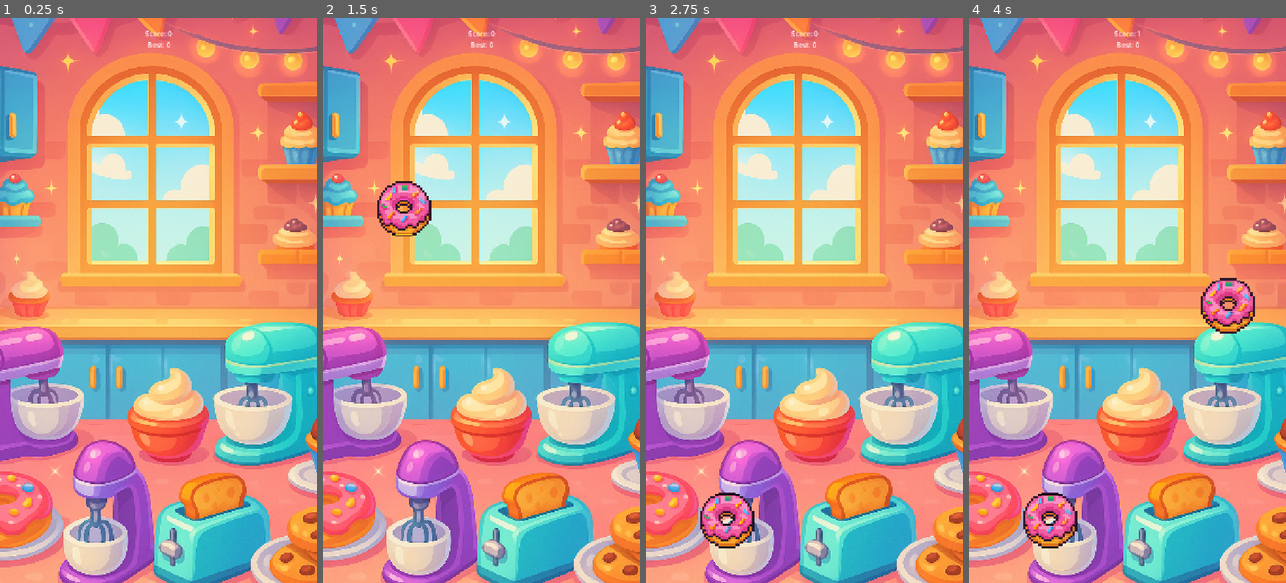
Above: before the commit, frames 1-4 (left to right).
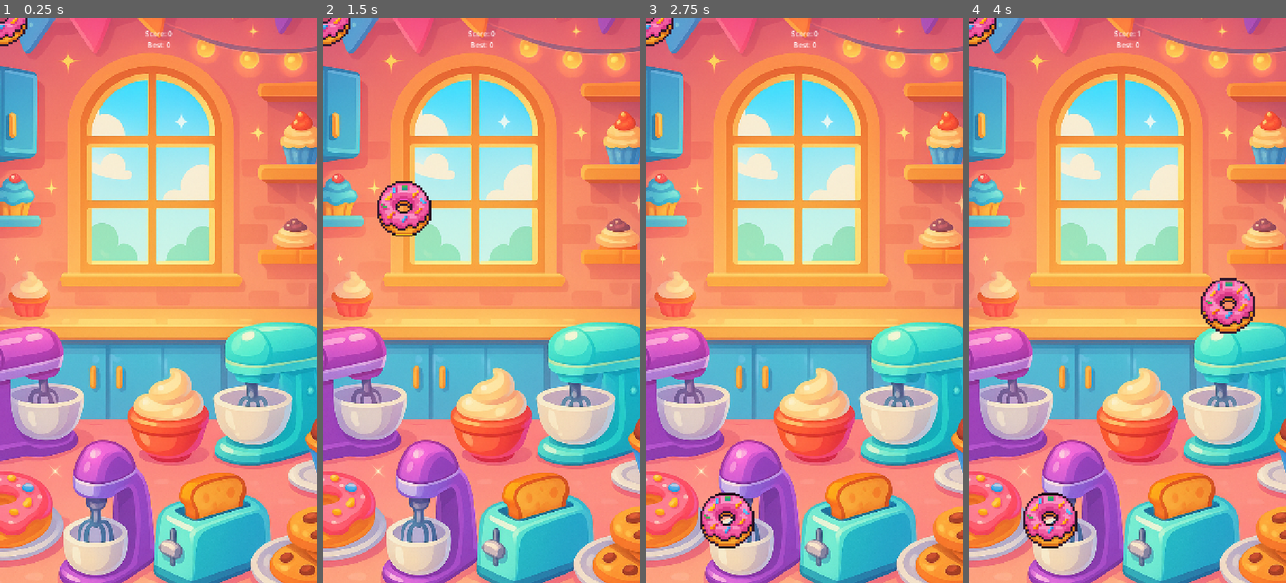
Above: after the commit, the same moments.

Repository: supervi5w4/donuttower
Game: Godot game, scene res://scenes/Game.tscn
The game is run twice, just before and just after one commit, with the same random seed, the same clock (stepped at 60 frames per second) and the same inputs.
Inputs (mouse positions are in pixels of both pictures, inside the frame that each line leads up to):
- Up to frame 1 (0.25 s): no input
- Up to frame 2 (1.5 s): tap Enter at 0.5 s; move the mouse to (551, 272) at 0.52 s; tap I at 0.6 s; click (551, 272) at 0.67 s; move the mouse to (418, 328) at 1.27 s; hold S from 1.28 s (still down); tap R at 1.35 s
- Up to frame 3 (2.75 s): move the mouse to (836, 176) at 2.02 s; release S at 2.03 s; tap I at 2.1 s
- Up to frame 4 (4 s): tap Space at 2.75 s; move the mouse to (1111, 413) at 2.77 s; tap R at 2.85 s; click (1111, 413) at 2.92 s; move the mouse to (1222, 385) at 3.52 s; hold S from 3.53 s (still down); tap I at 3.6 s

The runs differ from the first frame. In frame 1, 0.3% of the frame differs, in the area x 0-9%, y 0-5%; in frame 2, 0.3%; in frame 3, 0.3%; in frame 4, 0.3%.

Commit message:
Add files via upload

Diff:
--- a/scenes/Game.tscn
+++ b/scenes/Game.tscn
@@ -1,7 +1,8 @@
-[gd_scene load_steps=5 format=3 uid="uid://cq03irpslm0xv"]
+[gd_scene load_steps=6 format=3 uid="uid://cq03irpslm0xv"]
 
 [ext_resource type="Script" uid="uid://byv6i8g71nd1c" path="res://scripts/Game.gd" id="1_qbsmt"]
 [ext_resource type="PackedScene" uid="uid://cqtbisskdn4xt" path="res://scenes/spawner.tscn" id="2_cpr0p"]
+[ext_resource type="PackedScene" uid="uid://b0qpy03ykb8c0" path="res://scenes/PreviewDonut.tscn" id="3_78awf"]
 [ext_resource type="Texture2D" uid="uid://cxonxat8jv4ng" path="res://assets/bg/bg_gradient_720x1280.png" id="3_cpr0p"]
 
 [sub_resource type="RectangleShape2D" id="RectangleShape2D_uwrxv"]
@@ -90,6 +91,9 @@
 position_smoothing_enabled = true
 position_smoothing_speed = 8.0
 
+[node name="PreviewDonut" parent="." instance=ExtResource("3_78awf")]
+z_index = 10
+
 [node name="Background" type="Sprite2D" parent="."]
 z_index = -100
 position = Vector2(360, 640)
--- /dev/null
+++ b/scenes/PreviewDonut.tscn
@@ -0,0 +1,11 @@
+[gd_scene load_steps=3 format=3 uid="uid://b0qpy03ykb8c0"]
+
+[ext_resource type="Script" uid="uid://b0l6qsw1fdrej" path="res://scripts/PreviewDonut.gd" id="1_dk8q7"]
+[ext_resource type="Texture2D" uid="uid://bkcjt7acgtqwb" path="res://assets/donuts/donut01.png" id="2_0gcxi"]
+
+[node name="PreviewDonut" type="Node2D"]
+script = ExtResource("1_dk8q7")
+
+[node name="Sprite2D" type="Sprite2D" parent="."]
+scale = Vector2(0.16, 0.16)
+texture = ExtResource("2_0gcxi")
--- a/scripts/Game.gd
+++ b/scripts/Game.gd
@@ -27,6 +27,7 @@
 @onready var continue_button: Button = get_node("UI/UIRoot/GameOverPanel/Buttons/ContinueButton")
 @onready var spawner: Spawner = get_node("Spawner")
 @onready var yandex_sdk: Node = get_node("YandexSDK")
+@onready var preview: PreviewDonut = get_node("PreviewDonut")
 
 var donut_pool: Array[RigidBody2D] = []
 var active_donuts: Array[RigidBody2D] = []
@@ -81,7 +82,7 @@
 
 func _process(_delta: float) -> void:
 	_cleanup_fallen()
-	_update_camera_follow()
+	# _update_camera_follow()  # Отключено - камера больше не следует за башней
 
 func _notification(what: int) -> void:
 	if what == NOTIFICATION_WM_SIZE_CHANGED:
@@ -125,6 +126,8 @@
 		return
 	var spawn_pos: Vector2 = spawner.get_spawn_position() if spawner != null else Vector2(VIRT_W * 0.5, 120.0)
 	print("Spawning donut at: ", spawn_pos)
+	if preview != null:
+		preview.flash_drop()
 	_spawn_donut(spawn_pos)
 
 func _start_game() -> void:
@@ -265,13 +268,13 @@
 	cam.limit_top = -100000
 	cam.limit_bottom = int(VIRT_H)
 
-func _update_camera_follow() -> void:
-	if cam == null:
-		return
-	# Цель — держать вершину башни с запасом _cam_margin
-	var target_y: float = min(_cam_start_y, _tower_top_y - _cam_margin)
-	if target_y < cam.position.y:
-		cam.position.y = target_y
+# func _update_camera_follow() -> void:
+# 	if cam == null:
+# 		return
+# 	# Цель — держать вершину башни с запасом _cam_margin
+# 	var target_y: float = min(_cam_start_y, _tower_top_y - _cam_margin)
+# 	if target_y < cam.position.y:
+# 		cam.position.y = target_y
 
 func _on_donut_settled(donut_obj: Object) -> void:
 	var d: RigidBody2D = donut_obj as RigidBody2D
--- /dev/null
+++ b/scripts/PreviewDonut.gd
@@ -0,0 +1,23 @@
+extends Node2D
+class_name PreviewDonut
+## Превью-пончик, который ездит вместе со Spawner (родителем).
+## Это НЕ физическое тело. Только визуальная мишень для прицеливания.
+
+@onready var sprite: Sprite2D = get_node("Sprite") as Sprite2D
+
+@export var idle_alpha: float = 0.85       # лёгкая прозрачность превью
+@export var press_scale: float = 0.94      # масштаб при "щелчке"
+@export var press_in_time: float = 0.08    # сек сжатия
+@export var press_out_time: float = 0.10   # сек разжатия
+
+func _ready() -> void:
+	if sprite != null:
+		sprite.modulate = Color(1.0, 1.0, 1.0, idle_alpha)
+		sprite.z_index = 10  # поверх линии указателя/фона
+
+func flash_drop() -> void:
+	if sprite == null:
+		return
+	var tw: Tween = create_tween()
+	tw.tween_property(sprite, "scale", Vector2(press_scale, press_scale), press_in_time)
+	tw.tween_property(sprite, "scale", Vector2(1.0, 1.0), press_out_time)
Not shown, added: scripts/PreviewDonut.gd.uid
